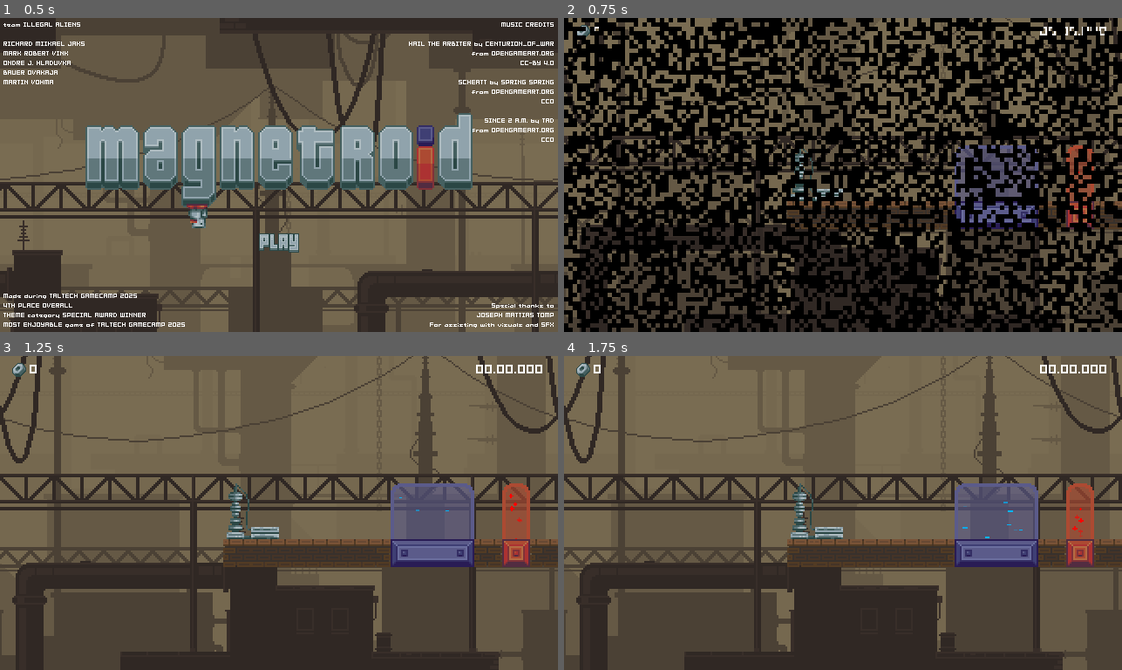
Above: before the commit, frames 1-4 (two rows, left to right).
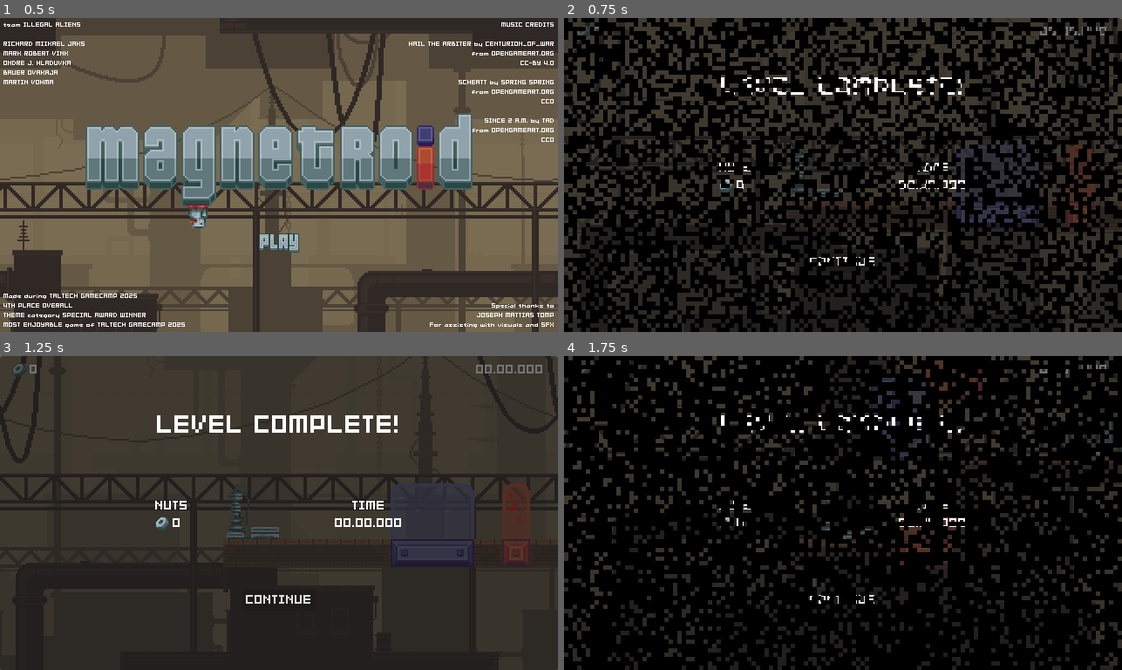
Above: after the commit, the same moments.

Repository: RichardMJaks/gamecamp-2025
Game: Godot game, scene res://HUD/main_menu.tscn
The game is run twice, just before and just after one commit, with the same random seed, the same clock (stepped at 60 frames per second) and the same inputs.
Inputs (mouse positions are in pixels of both pictures, inside the frame that each line leads up to):
- Up to frame 1 (0.5 s): no input
- Up to frame 2 (0.75 s): click (843, 244) at 0.5 s
- Up to frame 3 (1.25 s): no input
- Up to frame 4 (1.75 s): click (843, 600) at 1.25 s, where only the run after the commit has a clickable "CONTINUE"

Frame 1 is identical in both runs. In frame 2, 33% of the frame differs, in the area x 0-100%, y 0-100%; in frame 3, 78%; in frame 4, 96%.

Commit message:
made some more texts uppercase

Diff:
--- a/Scenes/ui.tscn
+++ b/Scenes/ui.tscn
@@ -158,7 +158,6 @@
 
 [node name="LevelCompleteContainer" type="PanelContainer" parent="."]
 unique_name_in_owner = true
-visible = false
 anchors_preset = 15
 anchor_right = 1.0
 anchor_bottom = 1.0
@@ -179,6 +178,7 @@
 theme_override_font_sizes/font_size = 32
 text = "Level complete!"
 horizontal_alignment = 1
+uppercase = true
 
 [node name="Spacer" type="Control" parent="LevelCompleteContainer/ItemsContainer"]
 custom_minimum_size = Vector2(0, 60)
@@ -196,6 +196,7 @@
 theme_override_fonts/font = ExtResource("2_qdvrb")
 theme_override_font_sizes/font_size = 16
 text = "Nuts"
+uppercase = true
 
 [node name="CollectiblesNumberContainer" type="HBoxContainer" parent="LevelCompleteContainer/ItemsContainer/StatsContainer/CollectablesContainer"]
 layout_mode = 2
@@ -224,6 +225,7 @@
 theme_override_font_sizes/font_size = 16
 text = "Time"
 horizontal_alignment = 1
+uppercase = true
 
 [node name="TotalTime" type="Label" parent="LevelCompleteContainer/ItemsContainer/StatsContainer/LevelTimeContainer"]
 unique_name_in_owner = true
@@ -241,7 +243,7 @@
 layout_mode = 2
 size_flags_horizontal = 4
 theme_override_fonts/font = ExtResource("2_qdvrb")
-text = "Continue"
+text = "CONTINUE"
 
 [node name="Fader" parent="." instance=ExtResource("4_2246s")]
 unique_name_in_owner = true
